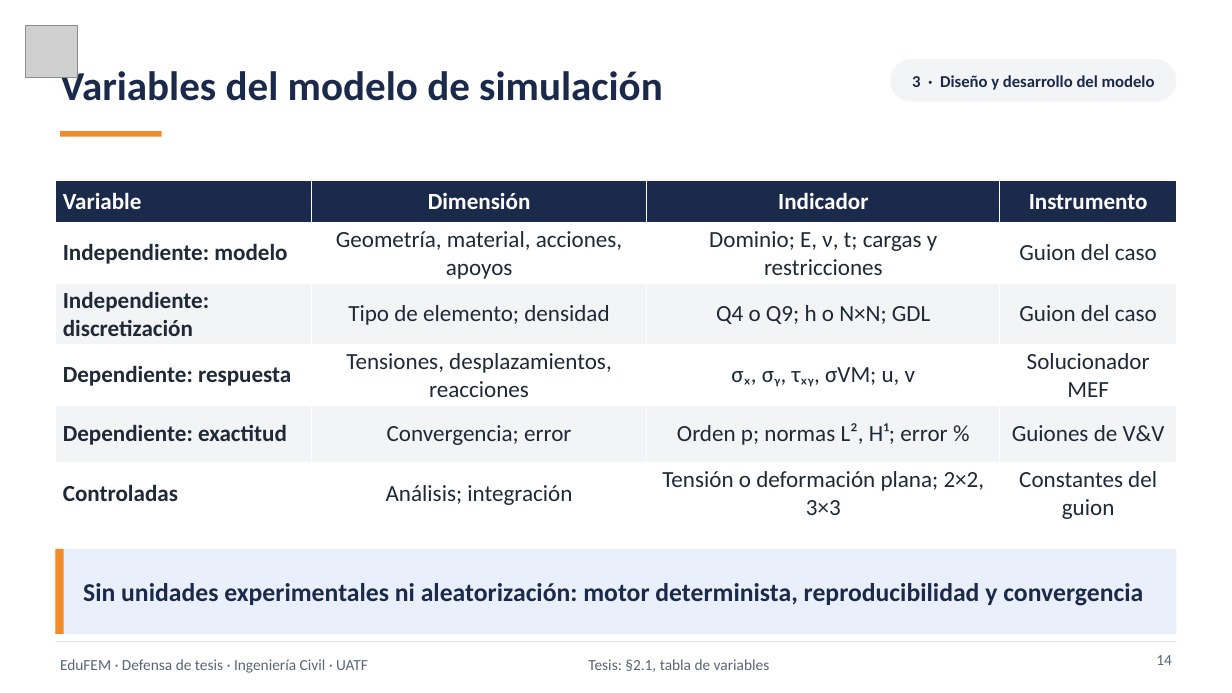
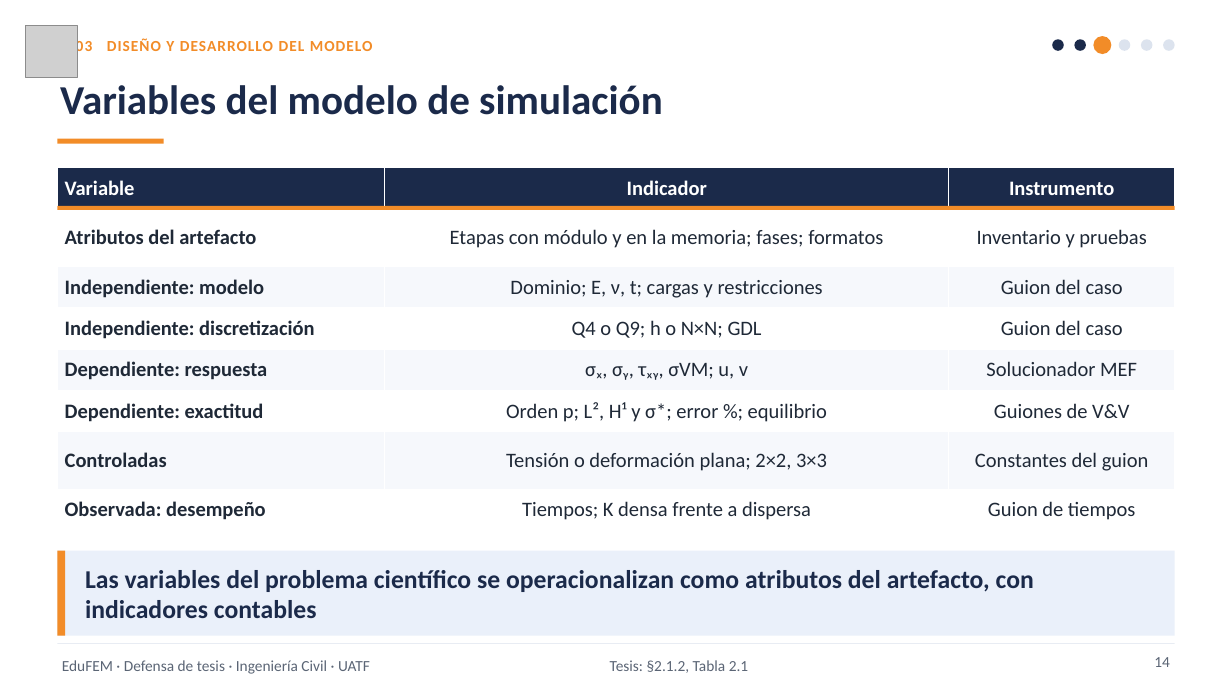
Before and after one commit to Sucullani/SoftwareED, a slide deck: slide 14 of tesis/presentacion/video/Defensa_EduFEM_narrada.pptx. Drawn at 1232x693 pixels with LibreOffice and Linux fonts; fonts in the diff are those of the drawing; grey boxes stand for pictures. Boxes give left, top, right and bottom in pixels: in the first picture for what was removed or moved away, otherwise in the second. Text is boxed around its words. In the diff, an @@ line names an element or a change of style, - is before the commit and + after.

```diff
--- a/tesis/presentacion/video/Defensa_EduFEM_narrada.pptx
+++ b/tesis/presentacion/video/Defensa_EduFEM_narrada.pptx
@@ text "Variables del modelo de simulación" rewrapped from (x1=60, y1=66, x2=663, y2=101) to (x1=60, y1=85, x2=663, y2=115) @@
@@ text "03 DISEÑO Y DESARROLLO DEL ..." moved from (x1=890, y1=59, x2=1177, y2=102) to (x1=76, y1=38, x2=373, y2=56) @@
@@ text "03 DISEÑO Y DESARROLLO DEL ..." at (x1=76, y1=38, x2=373, y2=56): fill #F3F4F6 to none @@
@@ text at (x1=76, y1=38, x2=373, y2=56): text changed; size 13 to 12 pt; text colour #1B2A4A to #F28C28 @@
-3 · Diseño y desarrollo del modelo
+03 DISEÑO Y DESARROLLO DEL MODELO
@@ ellipse added at (x1=1053, y1=39, x2=1064, y2=50), fill #1B2A4A @@
@@ ellipse added at (x1=1075, y1=39, x2=1086, y2=50), fill #1B2A4A @@
@@ ellipse added at (x1=1093, y1=36, x2=1112, y2=55), fill #F28C28 @@
@@ ellipse added at (x1=1119, y1=39, x2=1130, y2=50), fill #DCE3EE @@
@@ ellipse added at (x1=1141, y1=39, x2=1153, y2=50), fill #DCE3EE @@
@@ ellipse added at (x1=1164, y1=39, x2=1175, y2=50), fill #DCE3EE @@
@@ rectangle resized from (x1=60, y1=131, x2=162, y2=137) to (x1=57, y1=139, x2=164, y2=144) @@
@@ table at (x1=57, y1=167, x2=1175, y2=531) @@
-Variable | Dimensión | Indicador | Instrumento
-Independiente: modelo | Geometría, material, acciones, apoyos | Dominio; E, ν, t; cargas y restricciones | Guion del caso
-Independiente: discretización | Tipo de elemento; densidad | Q4 o Q9; h o N×N; GDL | Guion del caso
-Dependiente: respuesta | Tensiones, desplazamientos, reacciones | σₓ, σᵧ, τₓᵧ, σVM; u, v | Solucionador MEF
-Dependiente: exactitud | Convergencia; error | Orden p; normas L², H¹; error % | Guiones de V&V
-Controladas | Análisis; integración | Tensión o deformación plana; 2×2, 3×3 | Constantes del guion
+Variable | Indicador | Instrumento
+Atributos del artefacto | Etapas con módulo y en la memoria; fases; formatos | Inventario y pruebas
+Independiente: modelo | Dominio; E, ν, t; cargas y restricciones | Guion del caso
+Independiente: discretización | Q4 o Q9; h o N×N; GDL | Guion del caso
+Dependiente: respuesta | σₓ, σᵧ, τₓᵧ, σVM; u, v | Solucionador MEF
+Dependiente: exactitud | Orden p; L², H¹ y σ*; error %; equilibrio | Guiones de V&V
+Controladas | Tensión o deformación plana; 2×2, 3×3 | Constantes del guion
+Observada: desempeño | Tiempos; K densa frente a dispersa | Guion de tiempos
@@ table resized from (x1=55, y1=180, x2=1177, y2=523) to (x1=57, y1=167, x2=1175, y2=531) @@
@@ rectangle added at (x1=57, y1=206, x2=1175, y2=210), fill #F28C28 @@
@@ rectangle at (x1=57, y1=551, x2=1175, y2=636): fill #E9F0FB to #EAF0FA @@
@@ text at (x1=85, y1=570, x2=1034, y2=618): text changed @@
-Sin unidades experimentales ni aleatorización: motor determinista, reproducibilidad y convergencia
+Las variables del problema científico se operacionalizan como atributos del artefacto, con indicadores contables
@@ rectangle at (x1=57, y1=643, x2=1175, y2=644): fill #D1D5DB to #DCE3EE @@
@@ text at (x1=610, y1=660, x2=748, y2=673): text changed @@
-Tesis: §2.1, tabla de variables
+Tesis: §2.1.2, Tabla 2.1
```
Also in this commit, not shown: 37 other slides changed, 1 slide added, 10 other files.
